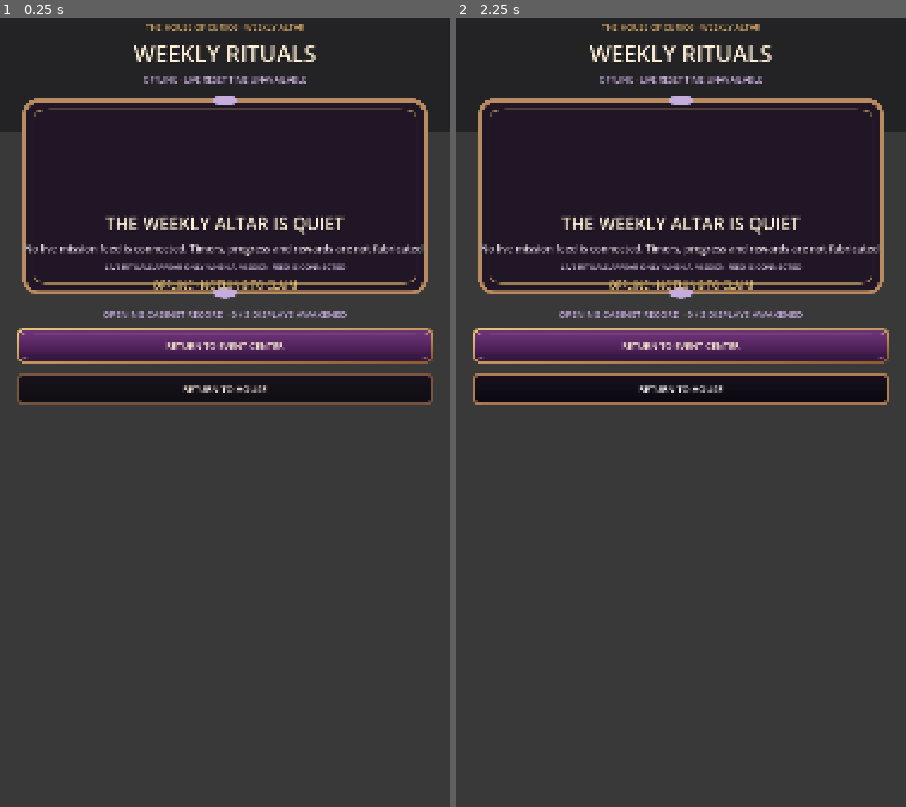
Above: before the commit, frames 1-2 (left to right).
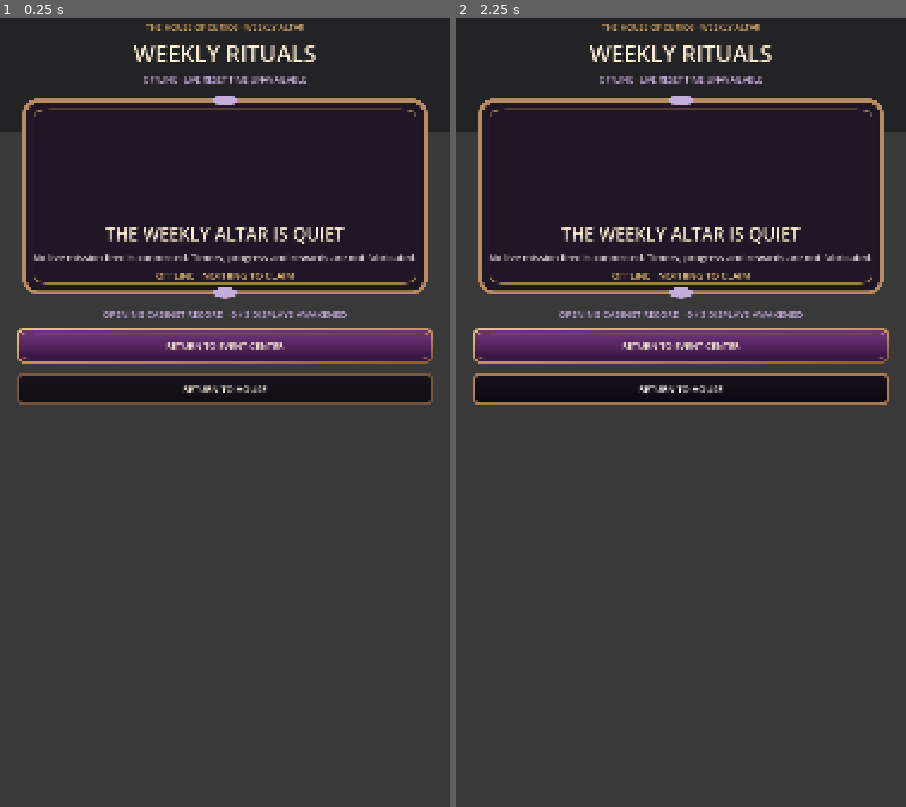
Above: after the commit, the same moments.

Repository: Jay-prodesign/akilta-match3
Game: Godot game, scene res://src/ui/missions/weekly_missions_screen.tscn
Same seed, same stepped clock (60 frames per second), same inputs: the game is played once before the commit and once after it. This scene is started directly instead of the project's main scene.
Inputs (mouse positions are in pixels of both pictures, inside the frame that each line leads up to):
- Up to frame 1 (0.25 s): no input
- Up to frame 2 (2.25 s): tap Enter at 0.5 s; move the mouse to (780, 365) at 0.52 s; click (780, 365) at 0.67 s; click "RETURN TO EVENT CENTER" at 1.25 s; click "RETURN TO HOUSE" at 2 s

The runs differ from the first frame. In frame 1, 2.6% of the frame differs, in the area x 5-95%, y 24-35%; in frame 2, 2.6%.

Commit message:
Tighten Weekly Rituals offline copy hierarchy

Diff:
--- a/src/ui/missions/weekly_missions_screen.gd
+++ b/src/ui/missions/weekly_missions_screen.gd
@@ -57,6 +57,7 @@
 		"header_readability_scrim": ($HeaderShade as ColorRect) != null and ($HeaderShade as ColorRect).color.a >= 0.4,
 		"sealed_offline_art": String(reward_art.get_meta("asset_path", "")).contains("_sealed_"),
 		"production_return_actions": return_events.get_theme_stylebox("normal") is StyleBoxTexture and return_house.get_theme …(249 unchanged characters)…
+		"compact_offline_copy": availability != null and not availability.visible,
 		"primary_cta_rounding": return_events.get_theme_stylebox("normal") != null,
 
 	}
--- a/src/ui/missions/weekly_missions_screen.tscn
+++ b/src/ui/missions/weekly_missions_screen.tscn
@@ -141,7 +141,7 @@
 [node name="AltarCopy" type="VBoxContainer" parent="MissionLayout/MissionEmptyState/EmptyContent"]
 layout_mode = 2
 size_flags_horizontal = 3
-theme_override_constants/separation = 14
+theme_override_constants/separation = 11
 alignment = 1
 
 [node name="Headline" type="Label" parent="MissionLayout/MissionEmptyState/EmptyContent/AltarCopy"]
@@ -159,12 +159,13 @@
 theme_override_colors/font_color = Color(0.95, 0.89, 0.92, 1)
 theme_override_colors/font_outline_color = Color(0.02, 0.014, 0.028, 0.94)
 theme_override_constants/outline_size = 2
-theme_override_font_sizes/font_size = 24
+theme_override_font_sizes/font_size = 23
 text = "No live mission feed is connected. Timers, progress and rewards are not fabricated."
 horizontal_alignment = 1
 autowrap_mode = 2
 
 [node name="MissionAvailability" type="Label" parent="MissionLayout/MissionEmptyState/EmptyContent/AltarCopy"]
+visible = false
 layout_mode = 2
 theme_override_colors/font_color = Color(0.86, 0.77, 0.93, 1)
 theme_override_colors/font_outline_color = Color(0.02, 0.014, 0.028, 0.94)
@@ -179,7 +180,7 @@
 theme_override_colors/font_color = Color(0.95, 0.80, 0.50, 1)
 theme_override_colors/font_outline_color = Color(0.02, 0.014, 0.028, 0.94)
 theme_override_constants/outline_size = 2
-theme_override_font_sizes/font_size = 24
+theme_override_font_sizes/font_size = 23
 text = "OFFLINE · NOTHING TO CLAIM"
 horizontal_alignment = 1
 autowrap_mode = 2
--- a/tests/unit/test_weekly_missions_screen.gd
+++ b/tests/unit/test_weekly_missions_screen.gd
@@ -25,6 +25,7 @@
 	_expect(bool(contract.get("asset_backed_altar_chrome", false)), "Weekly Rituals altar must use asset-backed production chrome")
 	_expect(bool(contract.get("header_readability_scrim", false)), "Weekly Rituals must retain a dedicated header readability scrim over world art")
 	_expect(bool(contract.get("production_return_actions", false)), "Weekly Rituals returns must use the verified production action chrome family")
+	_expect(bool(contract.get("compact_offline_copy", false)), "Weekly Rituals offline state must hide redundant live-feed copy from the visual stack")
 
 	var timer := screen.get_node_or_null("MissionLayout/MissionTimer") as Label
 	var empty := screen.get_node_or_null("MissionLayout/MissionEmptyState") as PanelContainer
@@ -35,7 +36,7 @@
 	_expect(timer != null and timer.text.contains("OFFLINE"), "Weekly Rituals must disclose unavailable reset timing")
 	_expect(empty != null and empty.custom_minimum_size.y >= 500.0 and empty.custom_minimum_size.y <= 520.0, "Weekly altar must keep a bounded hero stage without becoming an empty full-height slab")
 	_expect(truth != null and truth.text.contains("NOTHING TO CLAIM"), "Weekly Rituals must not fabricate claimable rewards")
-	_expect(availability != null and availability.text.contains("ONLY WHEN A MISSION FEED IS CONNECTED"), "Weekly Rituals must explain live-feed dependency")
+	_expect(availability != null and availability.text.contains("ONLY WHEN A MISSION FEED IS CONNECTED") and not availability.visible, "Weekly Rituals must retain live-feed truth without duplicating it visually")
 	_expect(art != null and art.texture != null and art.custom_minimum_size.x >= 320.0 and String(art.get_meta("asset_path", "")).contains("_sealed_"), "Weekly altar must retain a hero-scale sealed raster Curio")
 	_expect(record != null and record.text.contains("3 / 3 DISPLAYS AWAKENED"), "Weekly Rituals must reflect opening cabinet record")
 
